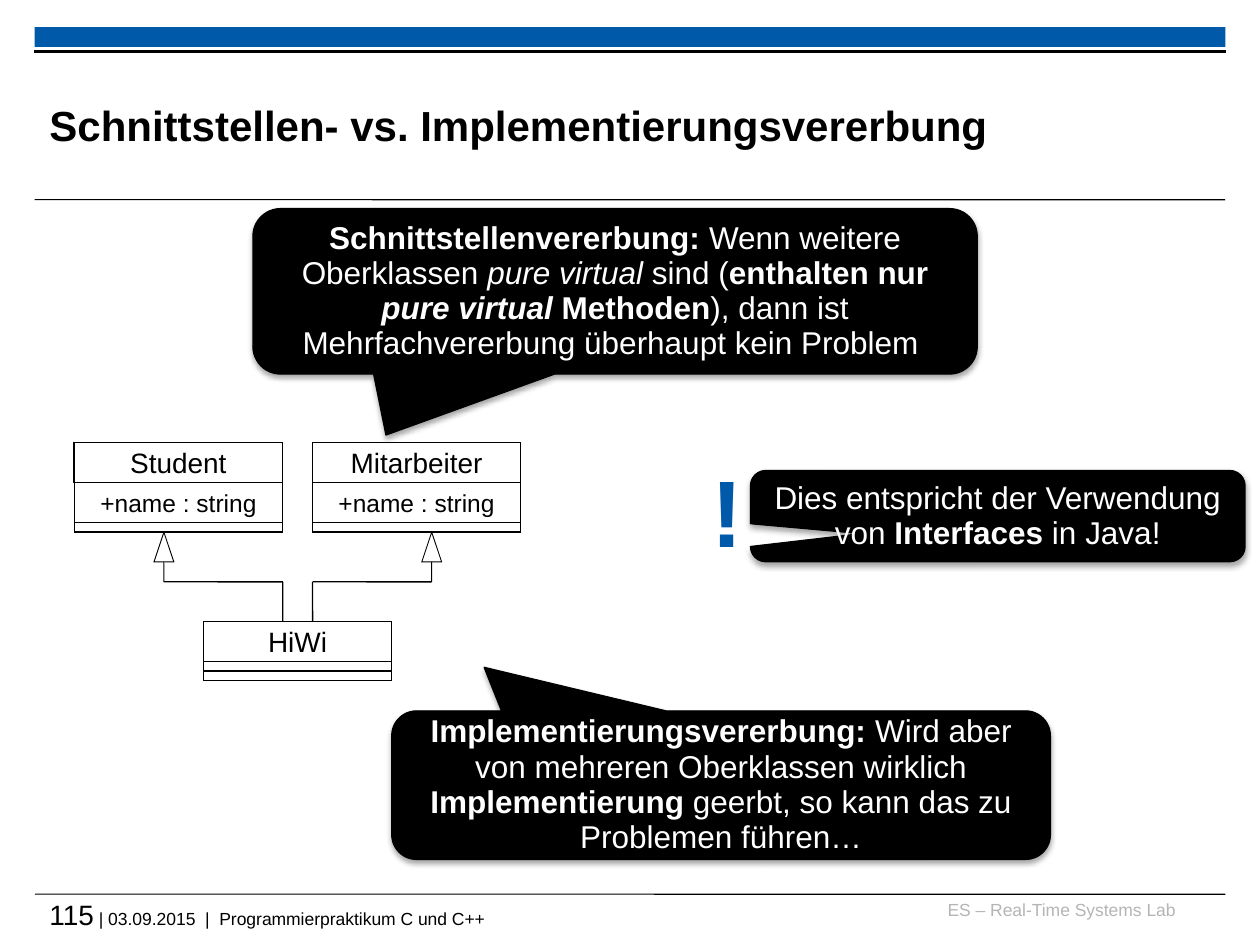
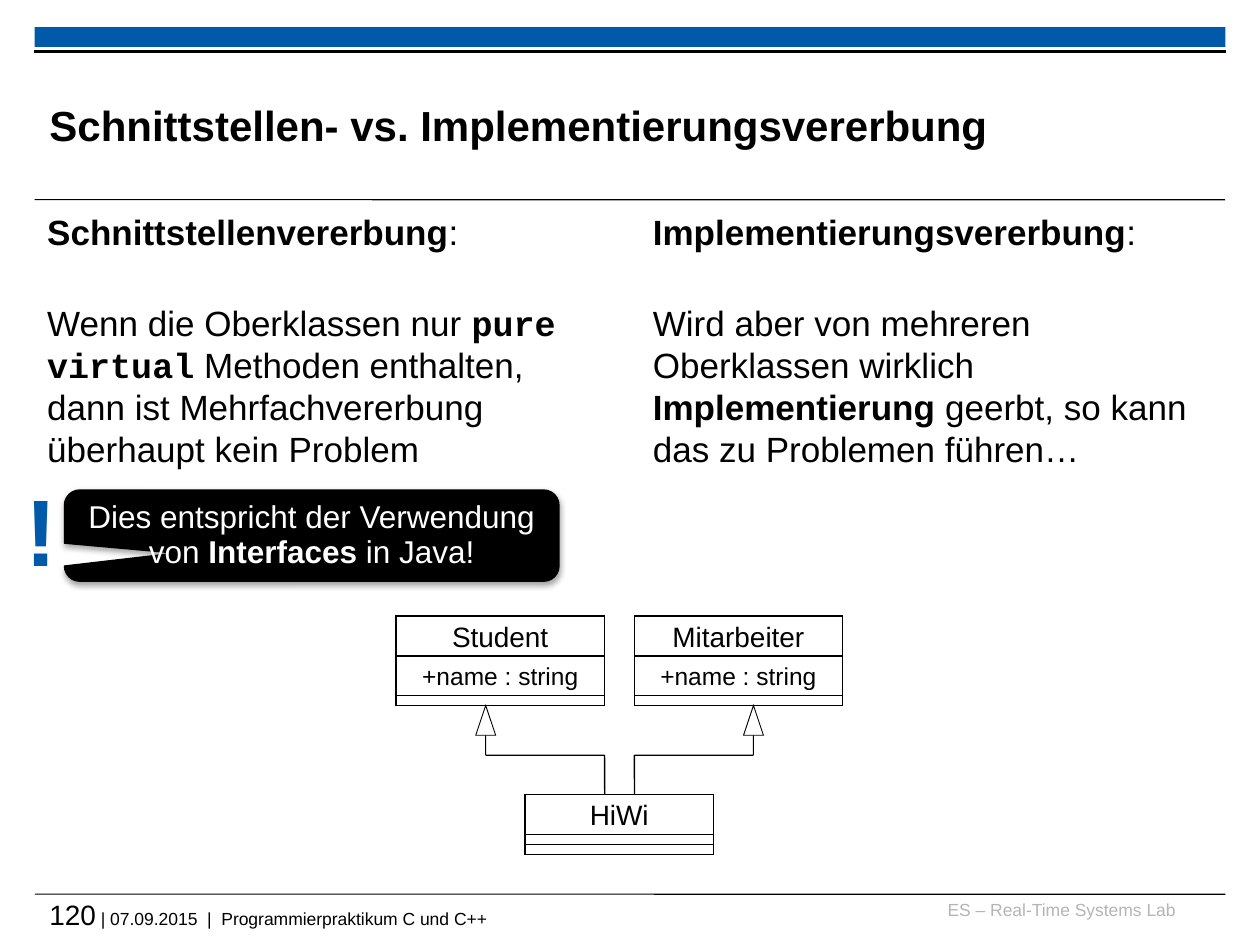
Before and after one commit to h82k/tud-cppp, a slide deck: slide 120 of vorlesung/cppp_lecture.pptx (slide 115 before the commit). Drawn at 1260x945 pixels with LibreOffice and Linux fonts; fonts in the diff are those of the drawing; background and template pictures are left out. Boxes give left, top, right and bottom in pixels: in the first picture for what was removed or moved away, otherwise in the second. Text is boxed around its words. In the diff, an @@ line names an element or a change of style, - is before the commit and + after.

```diff
--- a/vorlesung/cppp_lecture.pptx
+++ b/vorlesung/cppp_lecture.pptx
@@ text "Schnittstellenvererbung:" at bbox=[47, 219, 556, 469]: vertical alignment middle to top; fill #000000 to none; outline #000000 0.75 pt to none; shadow off @@
@@ text "Schnittstellenvererbung:": place and size @@
-text "Schnittstellenvererbung:" at bbox=[253, 209, 978, 374]
+text "Schnittstellenvererbung:" at bbox=[47, 219, 556, 469]
@@ text "Implementierungsvererbung:": place and size @@
-text "Implementierungsvererbung:" at bbox=[392, 711, 1051, 859]
+text "Implementierungsvererbung:" at bbox=[653, 219, 1187, 463]
@@ text "Implementierungsvererbung:" at bbox=[653, 219, 1187, 463]: vertical alignment middle to top; fill #000000 to none; outline #000000 0.75 pt to none; shadow off @@
@@ text at bbox=[47, 219, 556, 469]: text changed; size 18 to 20 pt; text colour #FFFFFF to #000000 @@
-Schnittstellenvererbung: Wenn weitere Oberklassen pure virtual sind (enthalten nur pure virtual Methoden), dann ist Mehrfachvererbung überhaupt kein Problem
+Schnittstellenvererbung:
+Wenn die Oberklassen nur pure virtual Methoden enthalten, dann ist Mehrfachvererbung überhaupt kein Problem
@@ text at bbox=[653, 219, 1187, 463]: text changed; size 18 to 20 pt; text colour #FFFFFF to #000000 @@
-Implementierungsvererbung: Wird aber von mehreren Oberklassen wirklich Implementierung geerbt, so kann das zu Problemen führen…
+Implementierungsvererbung:
+Wird aber von mehreren Oberklassen wirklich Implementierung geerbt, so kann das zu Problemen führen…
@@ text "!": place and size @@
-text "!" at bbox=[699, 456, 756, 576]
+text "!" at bbox=[14, 476, 71, 596]
@@ rounded speech box "Dies entspricht der Verwendung von ...": place and size @@
-rounded speech box "Dies entspricht der Verwendung von ..." at bbox=[751, 470, 1246, 561]
+rounded speech box "Dies entspricht der Verwendung von ..." at bbox=[64, 490, 559, 581]
@@ 7 rectangles, 5 lines, 2 triangles: place and size @@
-7 rectangles, 5 lines, 2 triangles at bbox=[74, 442, 520, 662]
+7 rectangles, 5 lines, 2 triangles at bbox=[396, 616, 842, 835]
@@ line moved from (282, 582) - (282, 621) to (605, 755) - (605, 795) @@
@@ rectangle: place and size @@
-rectangle at bbox=[203, 662, 392, 672]
+rectangle at bbox=[525, 834, 714, 844]
@@ rectangle: place and size @@
-rectangle at bbox=[203, 672, 392, 682]
+rectangle at bbox=[525, 844, 714, 854]
@@ text at bbox=[49, 905, 487, 929]: text changed @@
-115 | 03.09.2015 | Programmierpraktikum C und C++
+120 | 07.09.2015 | Programmierpraktikum C und C++
```
Also in this commit, not shown: 44 other slides changed, 6 slides added, 3 slides removed, 1 other file.
